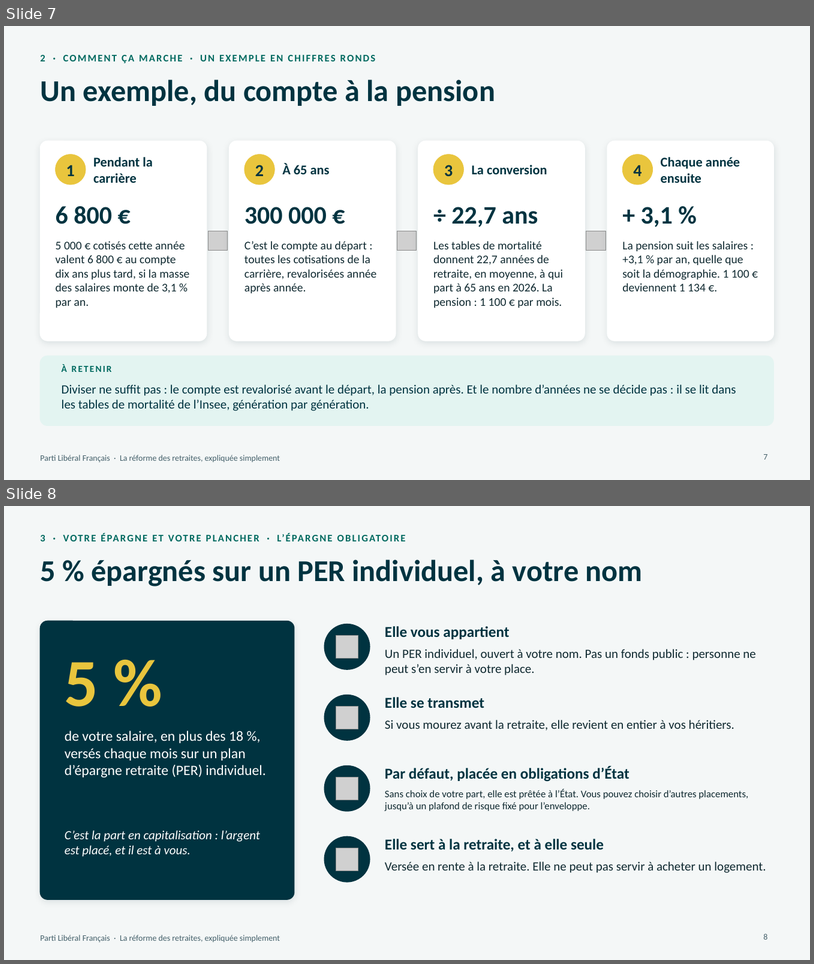
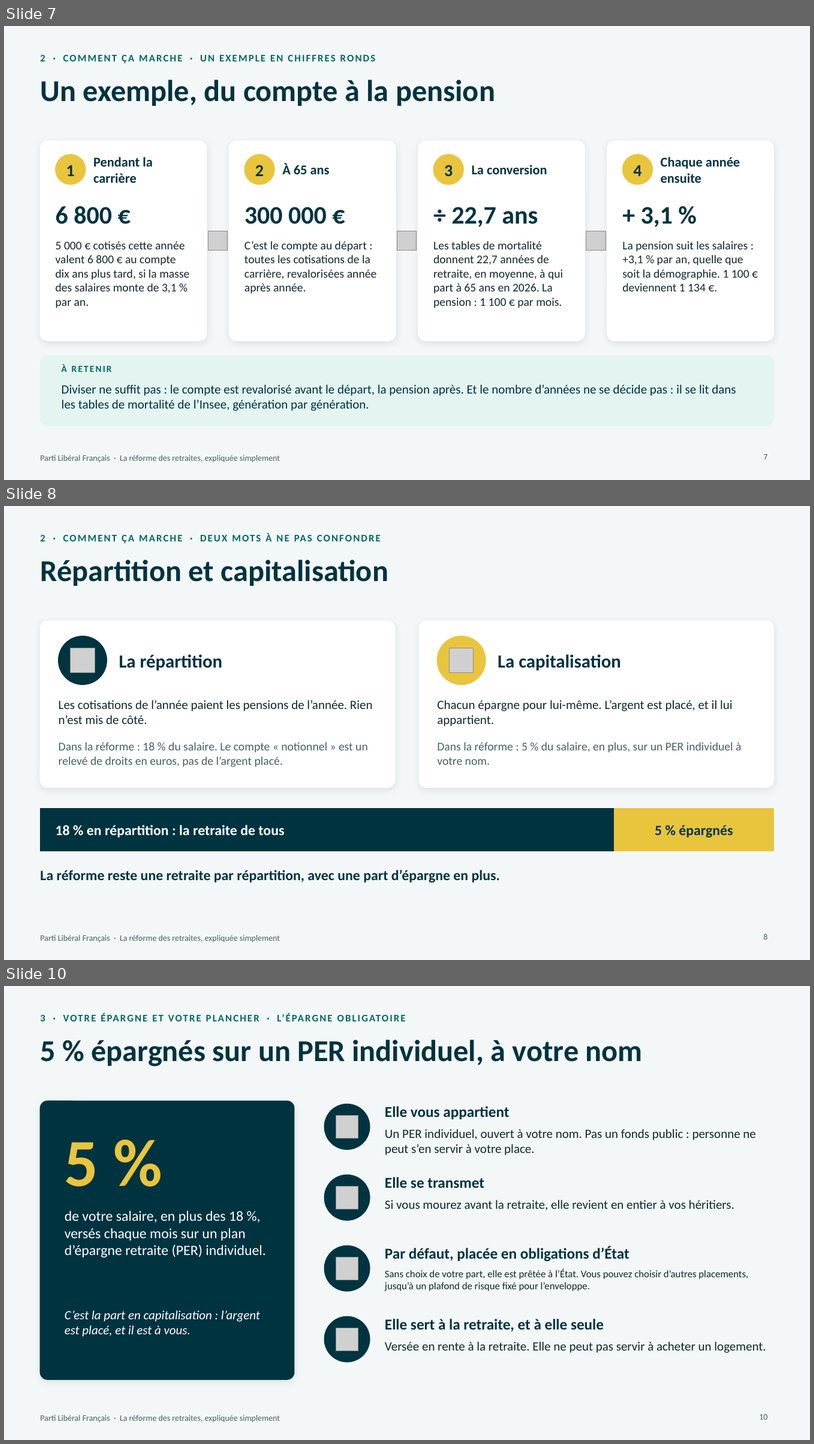
Before and after one commit to g-pliberal/retraitecomptenotionelle, a slide deck: docs/presentation_adherents_17_novembre_2026.pptx. Shown one above the other, each under a label of ours: slides 7 and 8 before the commit, slides 7, 8 and 10 after it; the slides between them are not shown. The pictures are 814x964 and 814x1444 pixels, drawn with LibreOffice and Linux fonts; fonts in the diff are those of the drawing; grey boxes stand for pictures. Boxes give left, top, right and bottom in pixels: in the first picture for what was removed or moved away, otherwise in the second. Text is boxed around its words. In the diff, an @@ line names an element or a change of style, - is before the commit and + after.

```diff
--- a/docs/presentation_adherents_17_novembre_2026.pptx
+++ b/docs/presentation_adherents_17_novembre_2026.pptx
@@ slide 8 added at (x1=4, y1=506, x2=810, y2=960), background #F4F7F7; not listed: 1 template element that a slide beside it also shows @@
@@ text added at (x1=40, y1=533, x2=272, y2=541), 12 pt, text #00695F, bold @@
+2 · COMMENT ÇA MARCHE · DEUX MOTS À NE PAS CONFONDRE
@@ title added at (x1=40, y1=559, x2=389, y2=586), 36 pt, text #003340, bold @@
+Répartition et capitalisation
@@ rounded rectangle added at (x1=40, y1=621, x2=395, y2=787), fill #FFFFFF, outline #FFFFFF 1 pt @@
@@ rounded rectangle added at (x1=420, y1=621, x2=775, y2=787), fill #FFFFFF, outline #FFFFFF 1 pt @@
@@ ellipse added at (x1=59, y1=636, x2=107, y2=684), fill #003340, outline #003340 1 pt @@
@@ picture added at (x1=71, y1=648, x2=95, y2=672) @@
@@ ellipse added at (x1=438, y1=636, x2=486, y2=684), fill #E9C53D, outline #E9C53D 1 pt @@
@@ picture added at (x1=450, y1=648, x2=474, y2=672) @@
@@ text added at (x1=119, y1=654, x2=223, y2=670), 22 pt, text #003340, bold @@
+La répartition
@@ text added at (x1=498, y1=654, x2=621, y2=670), 22 pt, text #003340, bold @@
+La capitalisation
@@ text added at (x1=59, y1=700, x2=373, y2=724), 15 pt, text #0F2930 @@
+Les cotisations de l’année paient les pensions de l’année. Rien n’est mis de côté.
@@ text added at (x1=437, y1=700, x2=733, y2=726), 15 pt, text #0F2930 @@
+Chacun épargne pour lui-même. L’argent est placé, et il lui appartient.
@@ text added at (x1=59, y1=742, x2=368, y2=767), 14 pt, text #44606A @@
+Dans la réforme : 18 % du salaire. Le compte « notionnel » est un relevé de droits en euros, pas de l’argent placé.
@@ text added at (x1=437, y1=742, x2=741, y2=765), 14 pt, text #44606A @@
+Dans la réforme : 5 % du salaire, en plus, sur un PER individuel à votre nom.
@@ rectangle added at (x1=40, y1=808, x2=615, y2=851), fill #003340, outline #003340 1 pt @@
@@ rectangle added at (x1=615, y1=808, x2=775, y2=851), fill #E9C53D, outline #E9C53D 1 pt @@
@@ text added at (x1=56, y1=825, x2=284, y2=837), 17 pt, text #FFFFFF, bold @@
+18 % en répartition : la retraite de tous
@@ text added at (x1=655, y1=825, x2=733, y2=837), 17 pt, text #003340, bold @@
+5 % épargnés
@@ text added at (x1=40, y1=870, x2=500, y2=882), 17 pt, text #003340, bold @@
+La réforme reste une retraite par répartition, avec une part d’épargne en plus.
@@ page number added at (x1=764, y1=933, x2=768, y2=939), 10 pt, text #44606A @@
+8
@@ what was slide 8 is now slide 10 @@
@@ page number at (x1=759, y1=1414, x2=768, y2=1419): text changed @@
-8
+10
```
Also in this commit, not shown: 3 other slides added.
